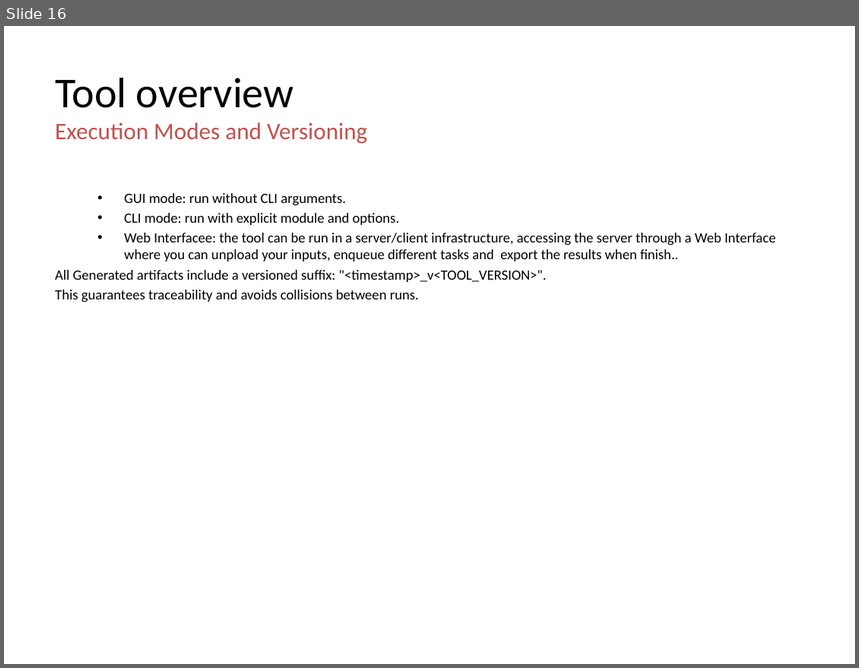
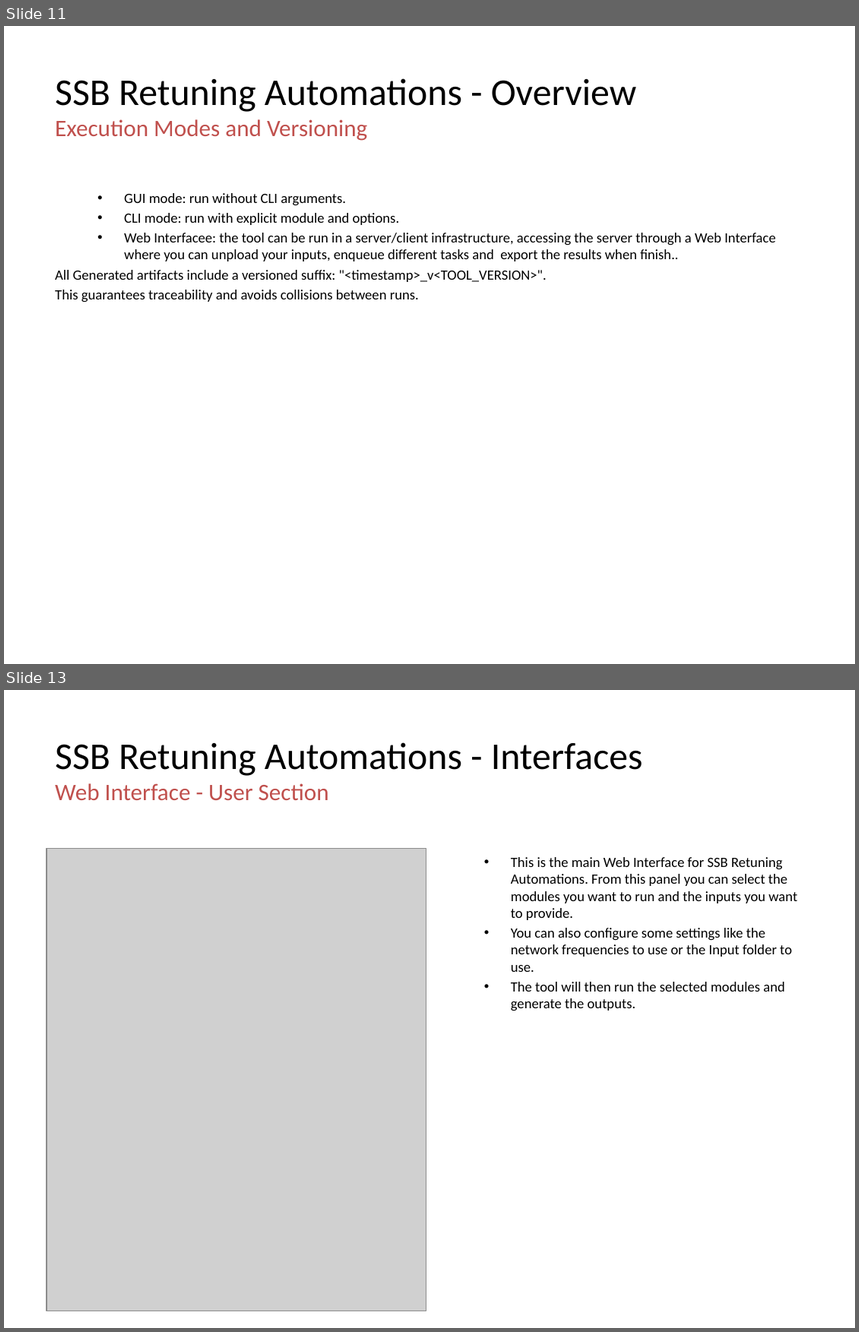
Before and after one commit to jaimetur/SSB_RetuningAutomations, a slide deck: help/User-Guide-SSB-Retuning-Automations-v0.7.6.pptx. Shown one above the other, each under a label of ours: slide 16 before the commit, slides 11 and 13 after it; the slides between them are not shown. The pictures are 859x668 and 859x1332 pixels, drawn with LibreOffice and Linux fonts; fonts in the diff are those of the drawing; grey boxes stand for pictures; background and template pictures are left out. Boxes give left, top, right and bottom in pixels: in the first picture for what was removed or moved away, otherwise in the second. Text is boxed around its words. In the diff, an @@ line names an element or a change of style, - is before the commit and + after.

Commit message:
- Enhanced the script to generate user guide from Markdown files to support images and links. - Updated Documentation to include `SSB Retuning Automations - Interfaces` section into the User Guide. - Adjusted PPT image layouts and placeholders by section.

```diff
--- a/help/User-Guide-SSB-Retuning-Automations-v0.7.6.pptx
+++ b/help/User-Guide-SSB-Retuning-Automations-v0.7.6.pptx
@@ slide 13 added at (4, 690, 855, 1328), background #FFFFFF @@
@@ title added at (55, 742, 643, 800), 32 pt, text #000000 @@
+SSB Retuning Automations - Interfaces
+Web Interface - User Section
@@ picture added at (47, 849, 427, 1312) @@
@@ text added at (511, 857, 797, 1011), 12 pt, text #000000 @@
+  • This is the main Web Interface for SSB Retuning Automations. From this panel you can select the modules you want to run and the inputs you want to provide.
+  • You can also configure some settings like the network frequencies to use or the Input folder to use.
+  • The tool will then run the selected modules and generate the outputs.
@@ what was slide 16 is now slide 11 @@
@@ slide 11 changed as well @@
@@ title at (55, 78, 637, 112): text changed; size 36 to 32 pt @@
-Tool overview
+SSB Retuning Automations - Overview
```
Also in this commit, not shown: 54 other slides changed, 6 other slides added, 6 slides removed, 7 other files.
